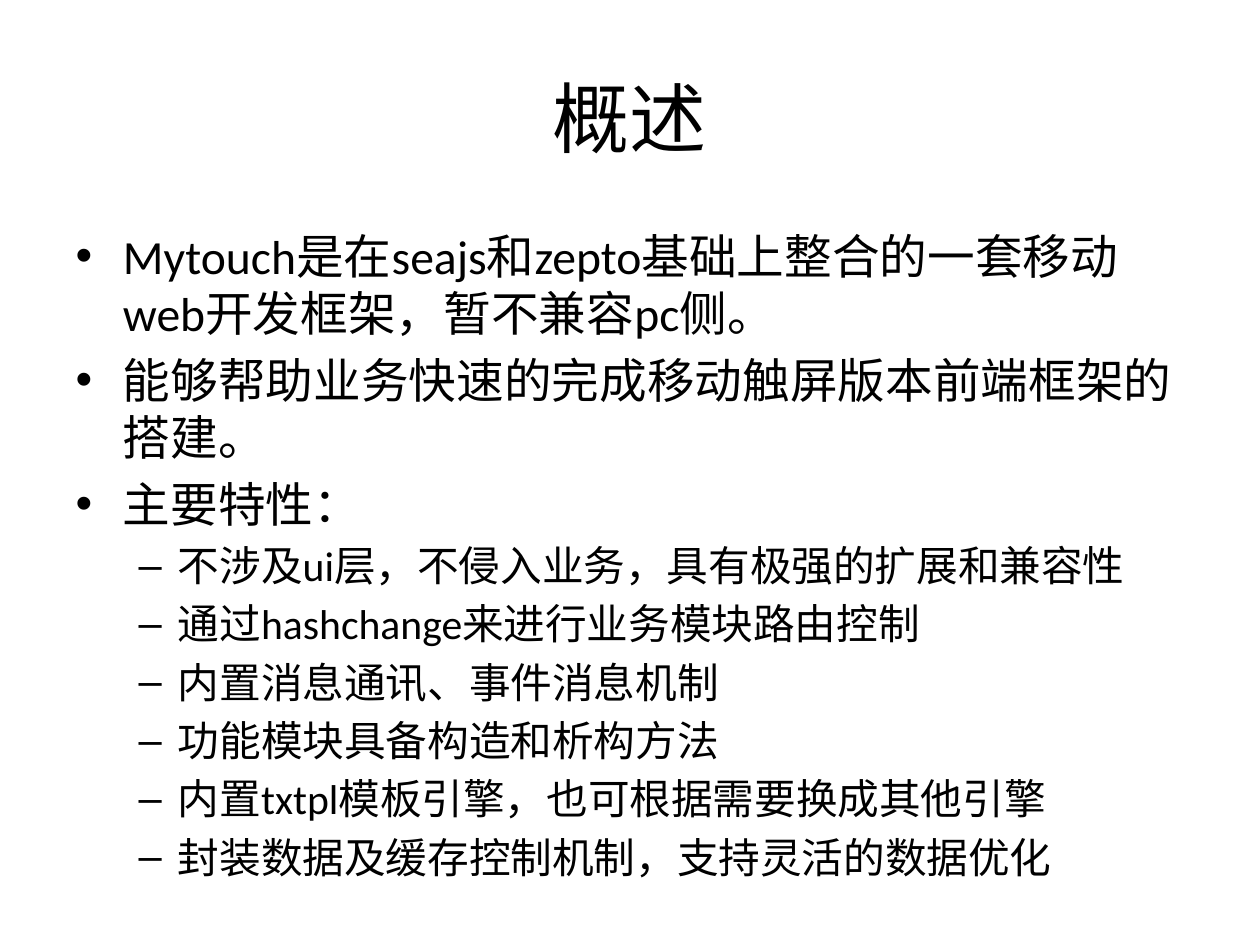
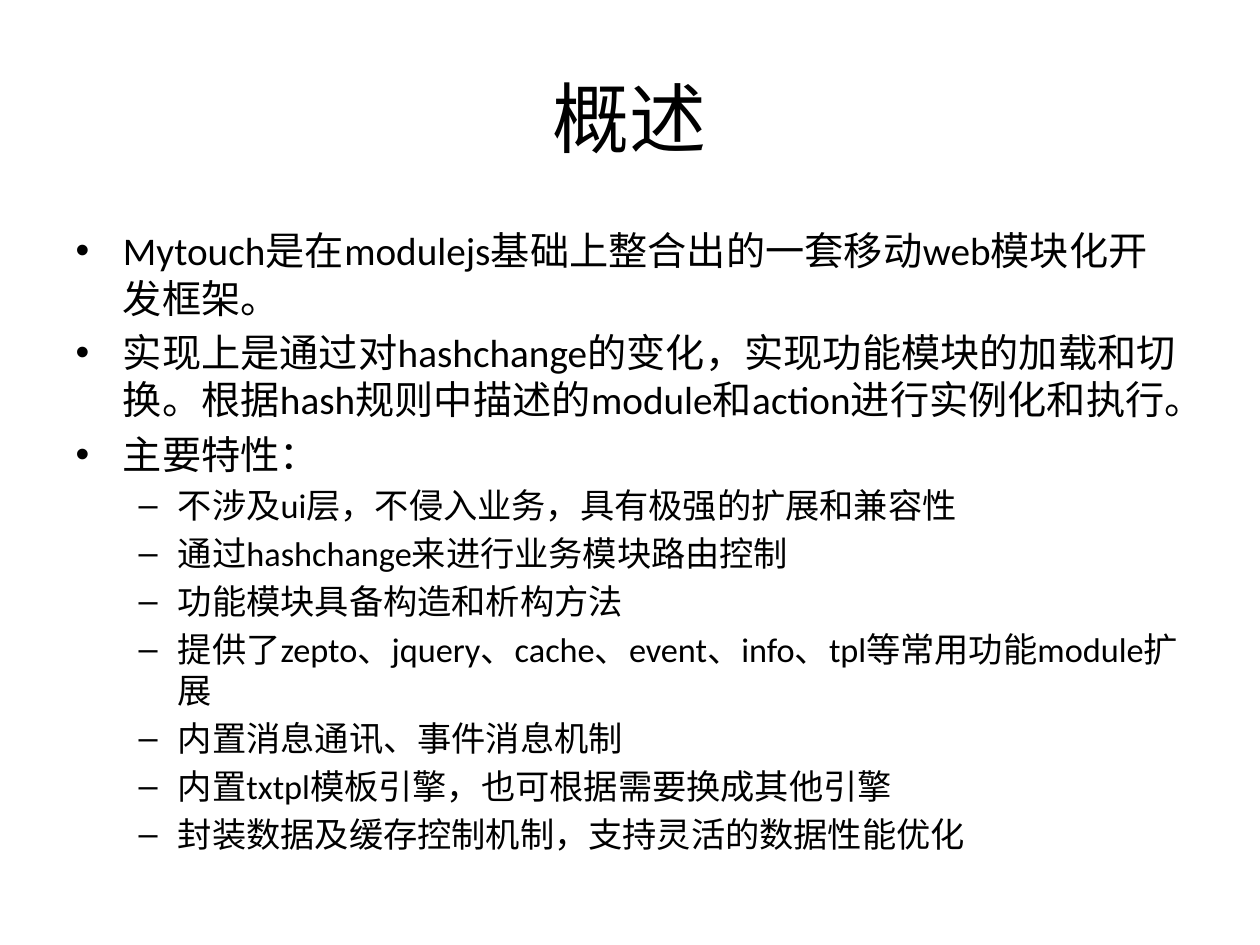
Before and after one commit to dearlordchen/mytouch, a slide deck: slide 2 of Mytouch移动web开发框架介绍.pptx. Drawn at 1260x945 pixels with LibreOffice and Linux fonts; fonts in the diff are those of the drawing. Boxes give left, top, right and bottom in pixels: in the first picture for what was removed or moved away, otherwise in the second. Text is boxed around its words. In the diff, an @@ line names an element or a change of style, - is before the commit and + after.

```diff
--- a/Mytouch移动web开发框架介绍.pptx
+++ b/Mytouch移动web开发框架介绍.pptx
@@ text at [123,280,1204,418]: text changed; size 27.2 to 22.4 pt @@
-• Mytouch是在seajs和zepto基础上整合的一套移动web开发框架，暂不兼容pc侧。
-• 能够帮助业务快速的完成移动触屏版本前端框架的搭建。
+• Mytouch是在modulejs基础上整合出的一套移动web模块化开发框架。
+• 实现上是通过对hashchange的变化，实现功能模块的加载和切换。根据hash规则中描述的module和action进行实例化和执行。
@@ text at [123,436,957,805]: size 27.2 to 22.4 pt in "主要特性："; size 23.8 to 19.6 pt in "不涉及ui层，不侵入业务，具有极强的扩展和兼容性", "通过hashchange来进行业务模块路由控制", "内置消息通讯、事件消息机制", "内置txtpl模板引擎，也可根据需要换成其他引擎" @@
@@ text at [178,585,1178,668]: paragraphs added @@
+  – 功能模块具备构造和析构方法
+  – 提供了zepto、jquery、cache、event、info、tpl等常用功能module扩展
@@ text at [178,721,719,760]: paragraph removed @@
-  – 功能模块具备构造和析构方法
@@ text at [178,818,965,851]: text changed; size 23.8 to 19.6 pt @@
-  – 封装数据及缓存控制机制，支持灵活的数据优化
+  – 封装数据及缓存控制机制，支持灵活的数据性能优化
```
Also in this commit, not shown: 6 other slides changed, 2 slides added, 2 slides removed, 1 other file.
